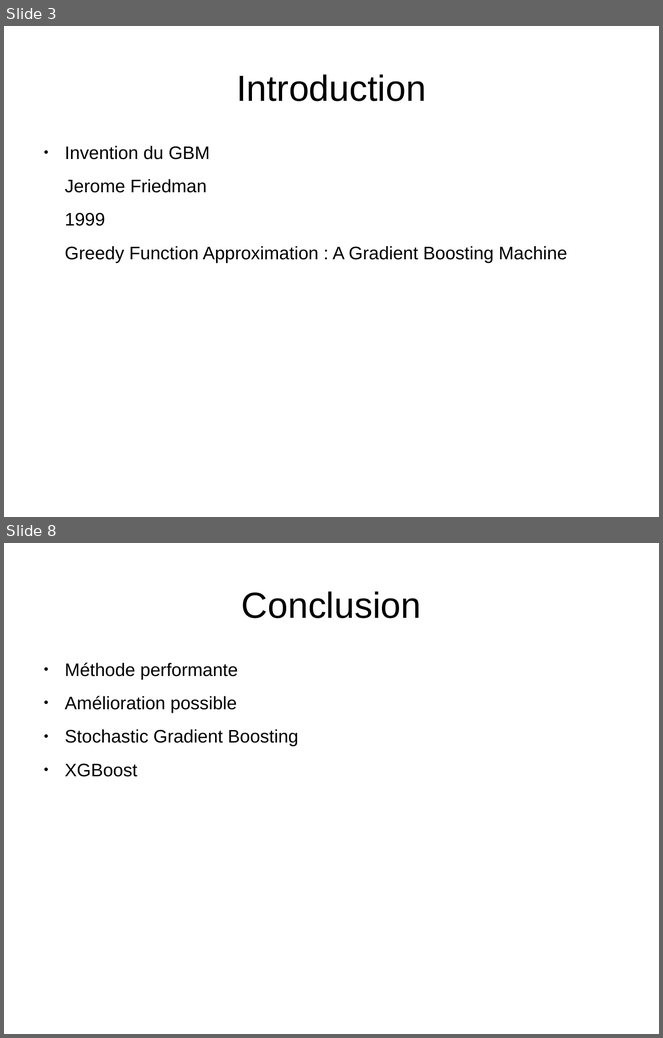
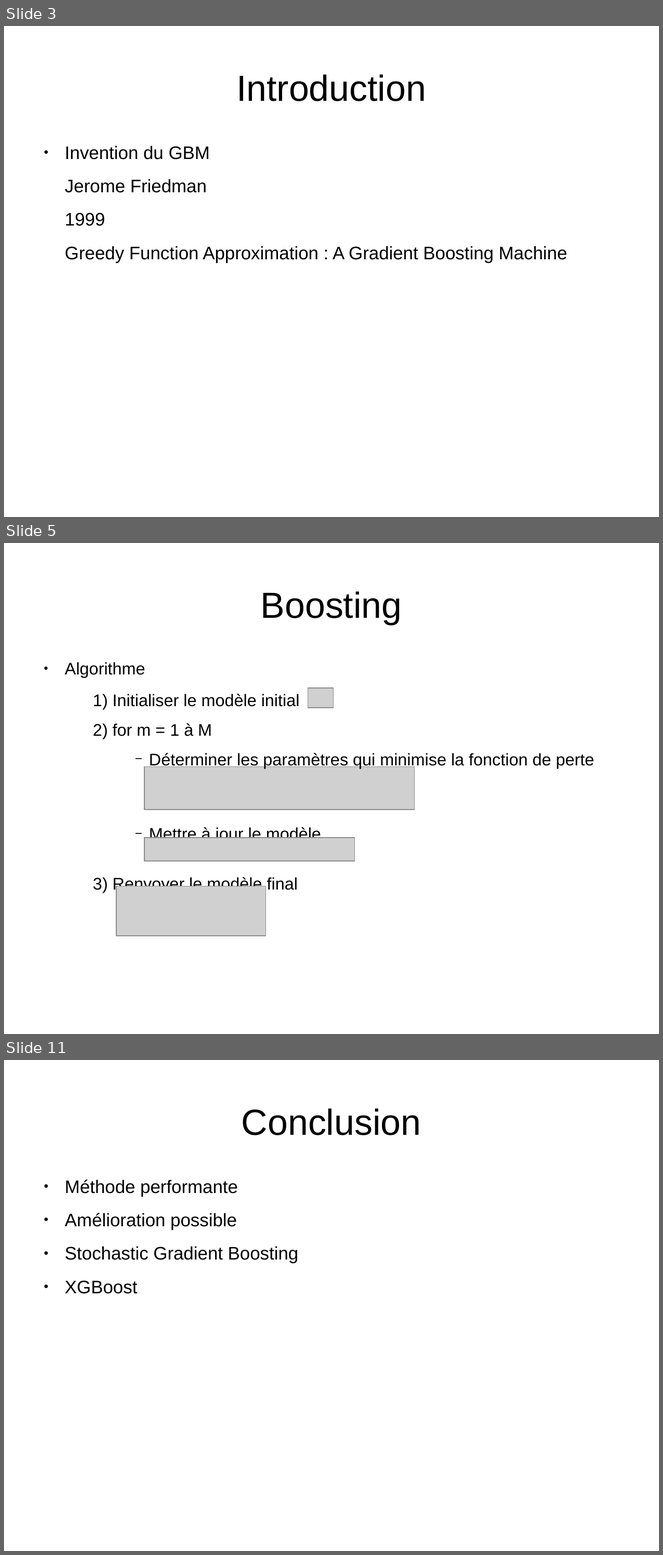
Before and after one commit to kad15/GBM, a slide deck: GBM_andreas.odp. Shown one above the other, each under a label of ours: slides 3 and 8 before the commit, slides 3, 5 and 11 after it; the slides between them are not shown. The pictures are 663x1038 and 663x1555 pixels, drawn with LibreOffice and Linux fonts; fonts in the diff are those of the drawing; grey boxes stand for pictures; background and template pictures are left out. Boxes give left, top, right and bottom in pixels: in the first picture for what was removed or moved away, otherwise in the second. Text is boxed around its words. In the diff, an @@ line names an element or a change of style, - is before the commit and + after.

```diff
--- a/GBM_andreas.odp
+++ b/GBM_andreas.odp
@@ slide 5 added at box(4, 543, 659, 1034), background #FFFFFF @@
@@ title added at box(261, 591, 402, 625), 44 pt, text #000000 @@
+Boosting
@@ text added at box(65, 662, 595, 893), 20.4 pt, text #000000 @@
+● Algorithme
+  1) Initialiser le modèle initial
+  2) for m = 1 à M
+      − Déterminer les paramètres qui minimise la fonction de perte
+      − Mettre à jour le modèle
+  3) Renvoyer le modèle final
@@ picture added at box(308, 688, 334, 708) @@
@@ picture added at box(144, 767, 415, 810) @@
@@ picture added at box(144, 838, 355, 861) @@
@@ picture added at box(116, 887, 266, 937) @@
@@ what was slide 8 is now slide 11 @@
```
Also in this commit, not shown: 2 slides changed, 5 other slides added, 3 slides removed.
